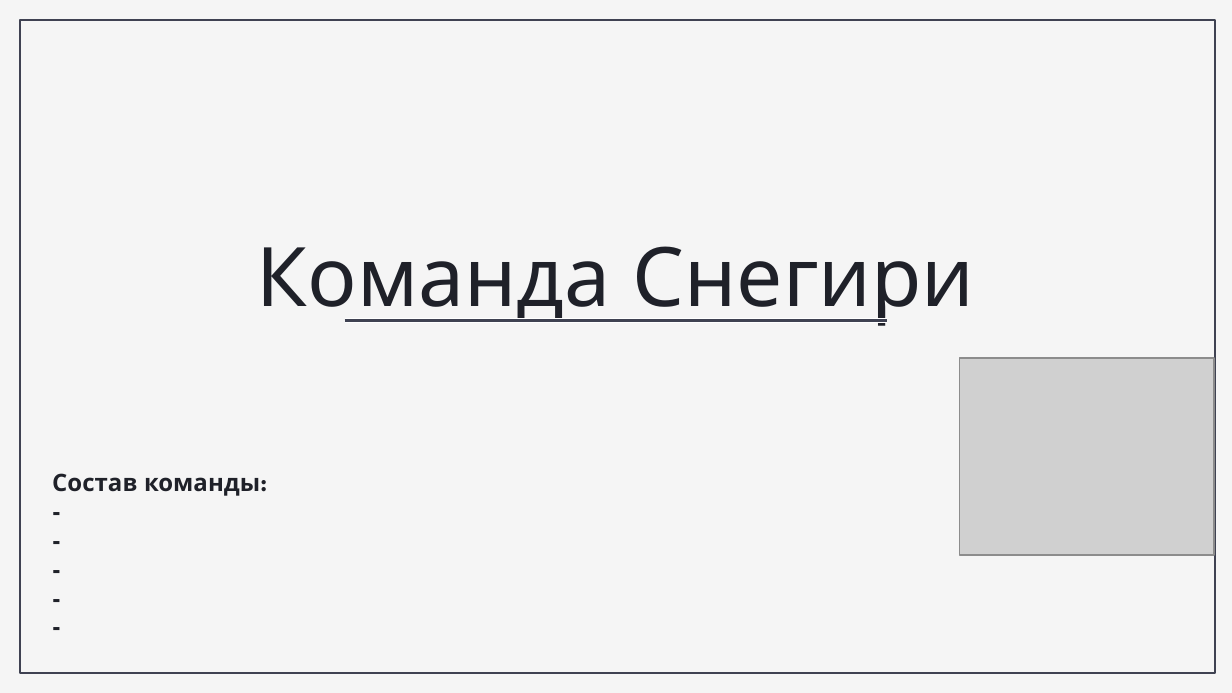
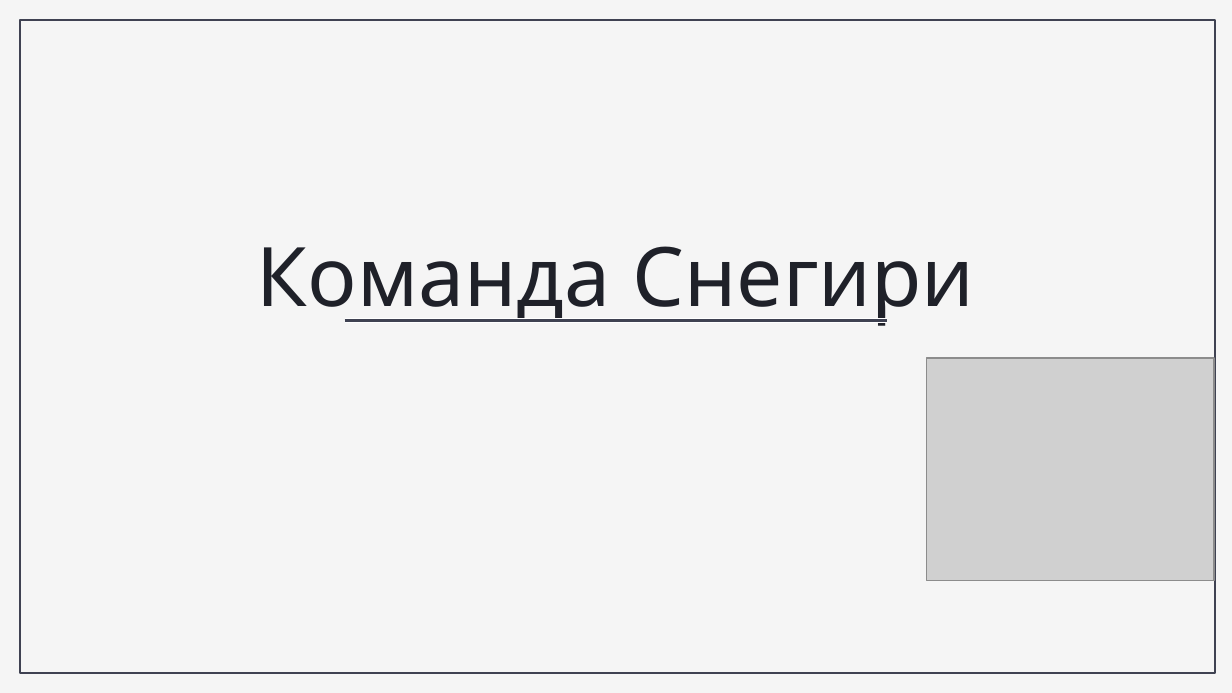
Before and after one commit to ryzhovsr/Hackathon, a slide deck: slide 1 of Снегири. Презентация.pptx. Drawn at 1232x693 pixels with LibreOffice and Linux fonts; fonts in the diff are those of the drawing; grey boxes stand for pictures; background and template pictures are left out. Boxes give left, top, right and bottom in pixels: in the first picture for what was removed or moved away, otherwise in the second. Text is boxed around its words. In the diff, an @@ line names an element or a change of style, - is before the commit and + after.

```diff
--- a/Снегири. Презентация.pptx
+++ b/Снегири. Презентация.pptx
@@ picture: place and size @@
-picture at [960,359,1215,556]
+picture at [926,359,1214,582]
@@ text removed at [52,473,267,496] @@
-Состав команды:
--
--
--
--
--
```
Also in this commit, not shown: 1 other slide changed, 7 slides added, 1 other file.
